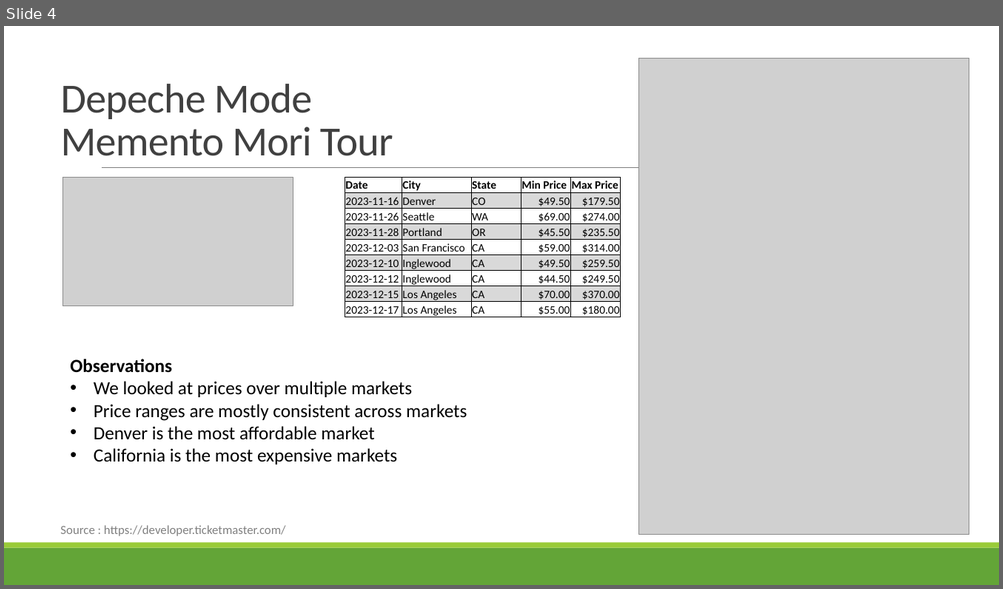
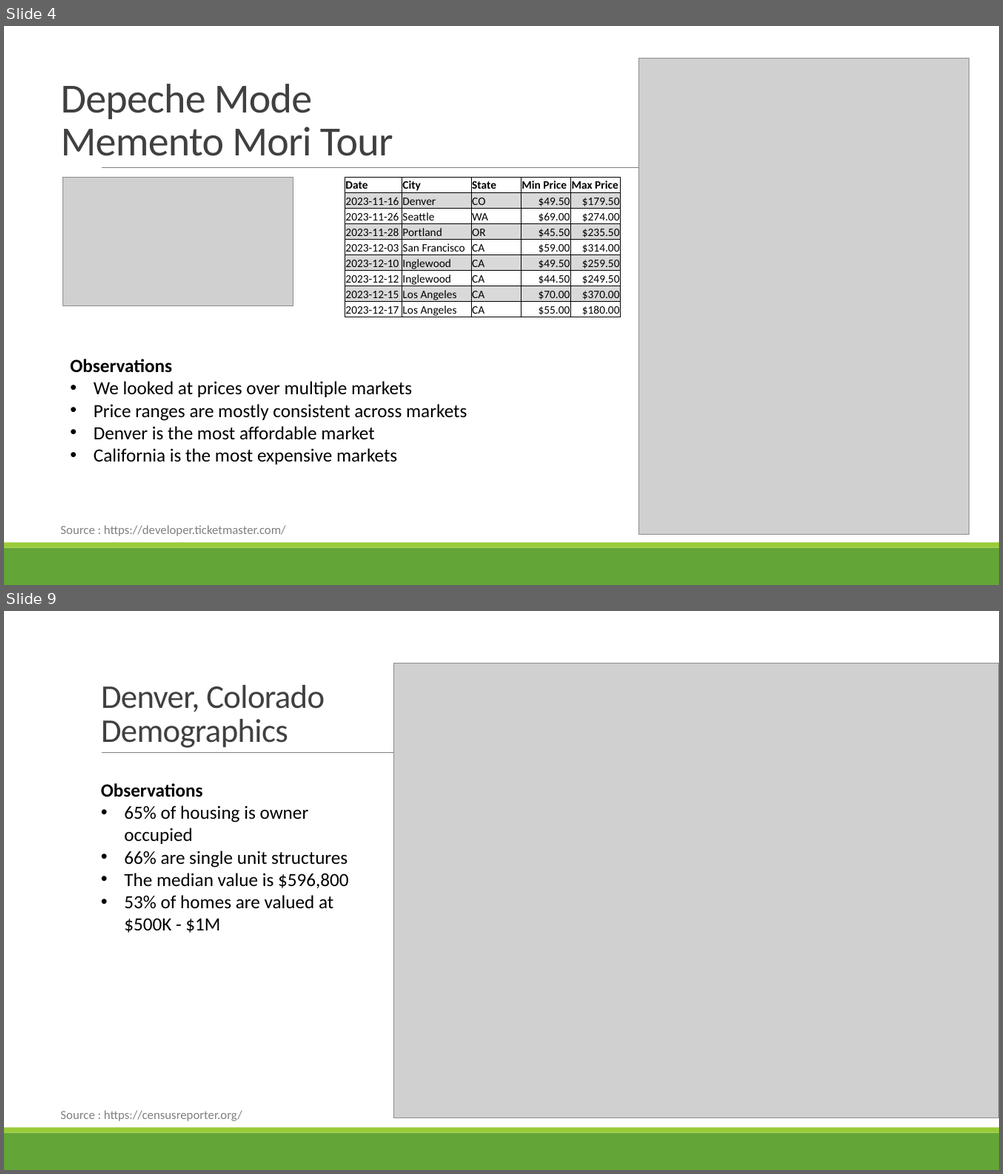
Before and after one commit to jodylarson310/module7-project, a slide deck: Support_Live_Music_Project1_Group4.pptx. Shown one above the other, each under a label of ours: slide 4 before the commit, slides 4 and 9 after it; the slides between them are not shown. The pictures are 1003x589 and 1003x1174 pixels, drawn with LibreOffice and Linux fonts; fonts in the diff are those of the drawing; grey boxes stand for pictures. Boxes give left, top, right and bottom in pixels: in the first picture for what was removed or moved away, otherwise in the second. Text is boxed around its words. In the diff, an @@ line names an element or a change of style, - is before the commit and + after.

```diff
--- a/Support_Live_Music_Project1_Group4.pptx
+++ b/Support_Live_Music_Project1_Group4.pptx
@@ slide 9 added at bbox=[4, 611, 999, 1170], background #FFFFFF; not listed: 3 template elements that a slide beside it also shows @@
@@ picture added at bbox=[393, 664, 999, 1119] @@
@@ title added at bbox=[101, 685, 324, 748], 32 pt, text #404040 @@
+Denver, Colorado
+Demographics
@@ text added at bbox=[101, 783, 349, 933], 18 pt, text #000000 @@
+Observations
+• 65% of housing is owner occupied
+• 66% are single unit structures
+• The median value is $596,800
+• 53% of homes are valued at $500K - $1M
@@ text added at bbox=[60, 1111, 242, 1122], 12 pt, text #808080 @@
+Source : https://censusreporter.org/
```
Also in this commit, not shown: 8 slides changed, 7 other slides added.
